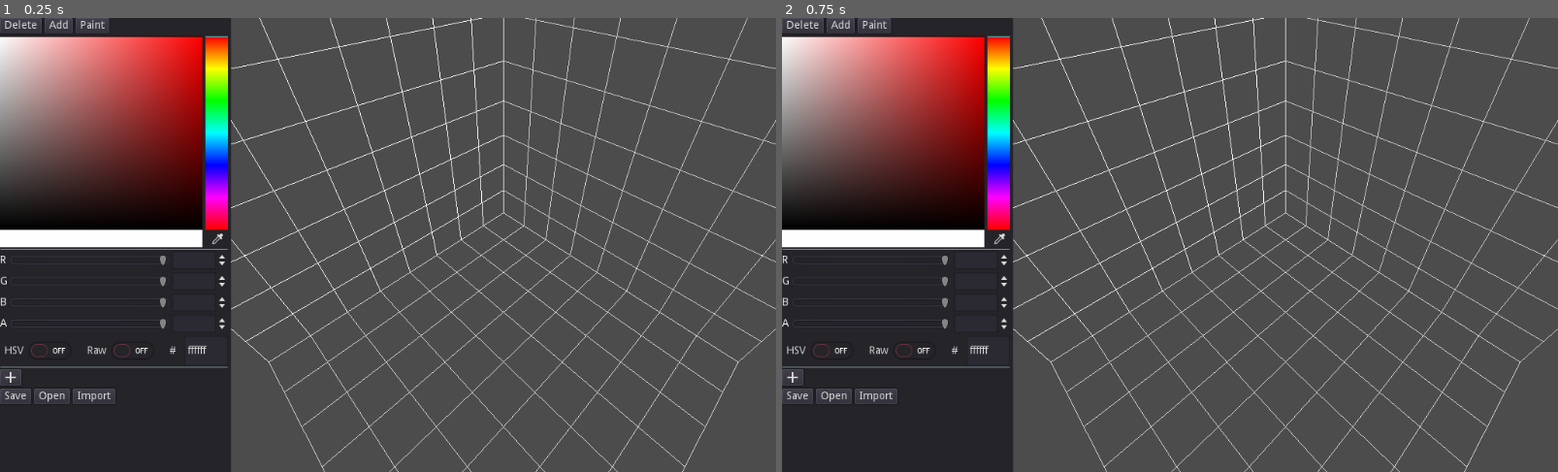
Above: before the commit, frames 1-2 (left to right).
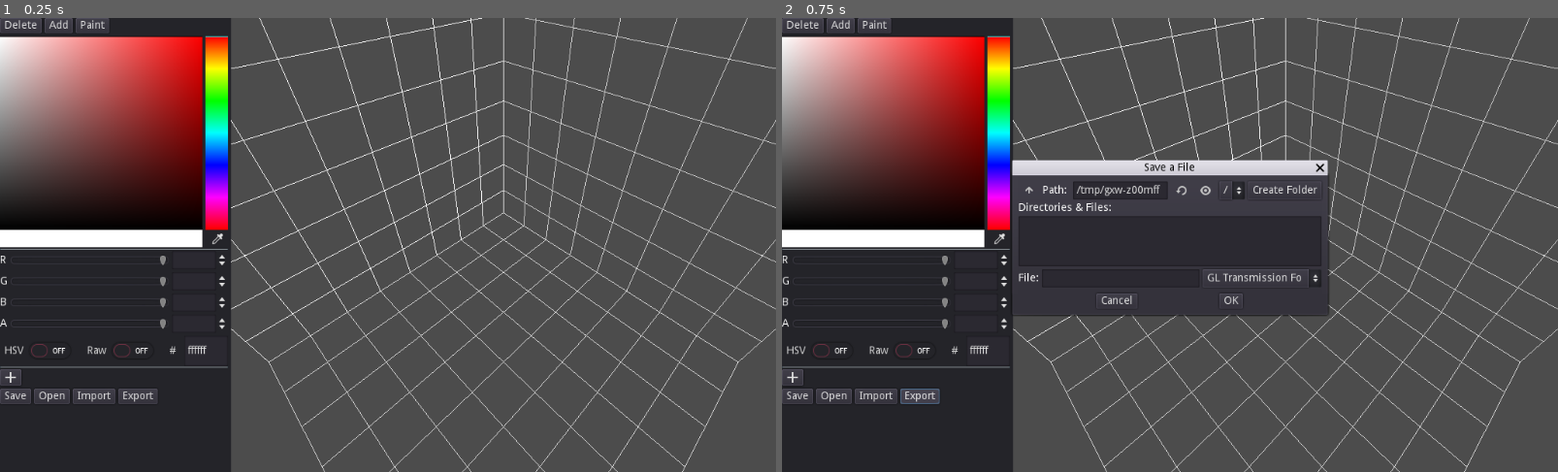
Above: after the commit, the same moments.

Repository: GaidamakUA/Voxenko
Game: Godot game, scene res://EditorSpace.tscn
Same seed, same stepped clock (60 frames per second), same inputs: the game is played once before the commit and once after it.
Inputs (mouse positions are in pixels of both pictures, inside the frame that each line leads up to):
- Up to frame 1 (0.25 s): no input
- Up to frame 2 (0.75 s): click (921, 394) at 0.5 s, where only the run after the commit has a clickable "Export"

The runs differ from the first frame. In frame 1, 0.1% of the frame differs, in the area x 15-91%, y 22-92%; in frame 2, 10%.

Commit message:
Draft export for 3d objects

Diff:
--- a/EditorSpace.tscn
+++ b/EditorSpace.tscn
@@ -16,6 +16,9 @@
 [ext_resource path="res://save_system/io_strategies/IOStrategiesFactory.gd" type="Script" id=14]
 [ext_resource path="res://save_system/import_strategies/ImportStrategiesFactory.gd" type="Script" id=15]
 [ext_resource path="res://EditorSpace.gd" type="Script" id=16]
+[ext_resource path="res://save_system/export_strategies/ExportStrategiesFactory.gd" type="Script" id=17]
+[ext_resource path="res://save_system/export_strategies/GlTF.gd" type="Script" id=18]
+[ext_resource path="res://save_system/export_strategies/TopologyCreator.gd" type="Script" id=19]
 
 [sub_resource type="Resource" id=1]
 script = ExtResource( 8 )
@@ -136,6 +139,15 @@
 [node name="Vox" type="Node" parent="SaveSystem/ImportStrategiesFactory"]
 script = ExtResource( 13 )
 
+[node name="ExportStrategiesFactory" type="Node" parent="SaveSystem"]
+script = ExtResource( 17 )
+
+[node name="GlTF" type="Node" parent="SaveSystem/ExportStrategiesFactory"]
+script = ExtResource( 18 )
+
+[node name="TopologyCreator" type="Node" parent="SaveSystem/ExportStrategiesFactory/GlTF"]
+script = ExtResource( 19 )
+
 [node name="HBoxContainer" type="HBoxContainer" parent="."]
 anchor_right = 1.0
 anchor_bottom = 1.0
@@ -227,6 +239,12 @@
 margin_right = 152.0
 margin_bottom = 20.0
 text = "Import"
+
+[node name="Export" type="Button" parent="HBoxContainer/LeftPanel/TempSaveSystem"]
+margin_left = 156.0
+margin_right = 208.0
+margin_bottom = 20.0
+text = "Export"
 
 [node name="ViewportContainer" type="ViewportContainer" parent="HBoxContainer"]
 margin_left = 340.0
@@ -254,11 +272,15 @@
 [node name="CameraGimbal" parent="HBoxContainer/ViewportContainer/Viewport/EditorSpace" instance=ExtResource( 1 )]
 transform = Transform( 3.53553, 0, 3.53553, 0, 5, 0, -3.53553, 0, 3.53553, 0, 0, 0 )
 ray_length = 40
+distance = 5.0
 
 [node name="WorldEnvironment" type="WorldEnvironment" parent="HBoxContainer/ViewportContainer/Viewport/EditorSpace"]
 environment = SubResource( 5 )
 
 [node name="Grid" parent="HBoxContainer/ViewportContainer/Viewport/EditorSpace" instance=ExtResource( 3 )]
+grid_width = 8
+grid_height = 8
+grid_depth = 8
 
 [node name="Cursor" type="Spatial" parent="HBoxContainer/ViewportContainer/Viewport/EditorSpace"]
 script = ExtResource( 2 )
@@ -283,7 +305,8 @@
 [connection signal="pressed" from="HBoxContainer/LeftPanel/TempSaveSystem/Save" to="SaveSystem" method="_on_Save_pressed"]
 [connection signal="pressed" from="HBoxContainer/LeftPanel/TempSaveSystem/Open" to="SaveSystem" method="_on_Open_pressed"]
 [connection signal="pressed" from="HBoxContainer/LeftPanel/TempSaveSystem/Import" to="SaveSystem" method="_on_Import_pressed"]
+[connection signal="pressed" from="HBoxContainer/LeftPanel/TempSaveSystem/Export" to="SaveSystem" method="_on_Export_pressed"]
 [connection signal="camera_moved" from="HBoxContainer/ViewportContainer/Viewport/EditorSpace/CameraGimbal" to="HBoxContainer/ViewportContainer/Viewport/EditorSpace/Grid" method="_on_CameraGimbal_camera_moved"]
+[connection signal="pointing_at" from="HBoxContainer/ViewportContainer/Viewport/EditorSpace/CameraGimbal" to="HBoxContainer/ViewportContainer/Viewport/EditorSpace/InputProcessor" method="_on_CameraGimbal_pointing_at"]
 [connection signal="pointing_at" from="HBoxContainer/ViewportContainer/Viewport/EditorSpace/CameraGimbal" to="HBoxContainer/ViewportContainer/Viewport/EditorSpace/Cursor" method="_on_CameraGimbal_pointing_at"]
-[connection signal="pointing_at" from="HBoxContainer/ViewportContainer/Viewport/EditorSpace/CameraGimbal" to="HBoxContainer/ViewportContainer/Viewport/EditorSpace/InputProcessor" method="_on_CameraGimbal_pointing_at"]
 [connection signal="action_called" from="HBoxContainer/ViewportContainer/Viewport/EditorSpace/InputProcessor" to="HBoxContainer/ViewportContainer/Viewport/EditorSpace/VoxelHolder" method="_on_InputProcessor_action_called"]
--- a/project.godot
+++ b/project.godot
@@ -30,9 +30,14 @@
 "path": "res://drawing_system/DeleteAction.gd"
 }, {
 "base": "Node",
+"class": "ExportStrategiesFactory",
+"language": "GDScript",
+"path": "res://save_system/export_strategies/ExportStrategiesFactory.gd"
+}, {
+"base": "Node",
 "class": "ExportStrategy",
 "language": "GDScript",
-"path": "res://save_system/ExportStrategy.gd"
+"path": "res://save_system/export_strategies/ExportStrategy.gd"
 }, {
 "base": "Spatial",
 "class": "Grid",
@@ -64,6 +69,11 @@
 "language": "GDScript",
 "path": "res://drawing_system/PaintAction.gd"
 }, {
+"base": "Node",
+"class": "TopologyCreator",
+"language": "GDScript",
+"path": "res://save_system/export_strategies/TopologyCreator.gd"
+}, {
 "base": "StaticBody",
 "class": "Voxel",
 "language": "GDScript",
@@ -84,6 +94,7 @@
 "AddAction": "",
 "BrushButton": "",
 "DeleteAction": "",
+"ExportStrategiesFactory": "",
 "ExportStrategy": "",
 "Grid": "",
 "IOStrategiesFactory": "",
@@ -91,6 +102,7 @@
 "ImportStrategiesFactory": "",
 "ImportStrategy": "",
 "PaintAction": "",
+"TopologyCreator": "",
 "Voxel": "",
 "VoxelHolder": "",
 "VoxelResource": ""
--- a/save_system/SaveSystem.gd
+++ b/save_system/SaveSystem.gd
@@ -7,6 +7,7 @@
 onready var open_dialog = $OpenDialog
 onready var io_strategies_factory := $IOStrategiesFactory as IOStrategiesFactory
 onready var import_strategies_factory := $ImportStrategiesFactory as ImportStrategiesFactory
+onready var export_strategies_factory := $ExportStrategiesFactory as ExportStrategiesFactory
 
 func _ready():
 	var save_nodes = get_tree().get_nodes_in_group("Persist")
@@ -31,8 +32,18 @@
 	var file_name: String = yield($OpenDialog, "file_selected")
 	_import_file(file_name)
 
+func _on_Export_pressed():
+	save_dialog.filters = export_strategies_factory.filters
+	save_dialog.show()
+	current_file = yield($SaveDialog, "file_selected")
+	_export_file(current_file)
+
 func _save_file(path: String):
 	var strategy := io_strategies_factory.get_strategy_for_file(path)
+	strategy.save_file(path, _get_voxels())
+
+func _export_file(path: String):
+	var strategy := export_strategies_factory.get_strategy_for_file(path)
 	strategy.save_file(path, _get_voxels())
 
 func _open_file(path: String):
--- /dev/null
+++ b/save_system/export_strategies/ExportStrategiesFactory.gd
@@ -0,0 +1,25 @@
+extends Node
+class_name ExportStrategiesFactory
+
+onready var filters := _create_filters()
+
+func get_strategy_for_file(path: String) -> ExportStrategy:
+	var lowercase_path = path.to_lower()
+	var strategies = get_children()
+	for raw_strategy in strategies:
+		var strategy := raw_strategy as ExportStrategy
+		var strategy_file_type = strategy.get_file_type()
+		if lowercase_path.ends_with(strategy_file_type):
+			return strategy
+	# Should not happen
+	return null
+
+func _create_filters() -> PoolStringArray:
+	var supported_files := PoolStringArray()
+	var strategies = get_children()
+	for raw_strategy in strategies:
+		var strategy := raw_strategy as ExportStrategy
+		var file_type := strategy.get_file_type()
+		var description := strategy.get_description()
+		supported_files.append("*%s; %s" % [file_type, description])
+	return supported_files
--- a/save_system/ExportStrategy.gd
+++ b/save_system/export_strategies/ExportStrategy.gd
@@ -4,5 +4,8 @@
 func get_file_type() -> String:
 	return ""
 
+func get_description() -> String:
+	return ""
+
 func save_file(file_name: String, voxels: Array):
 	return []
--- /dev/null
+++ b/save_system/export_strategies/GlTF.gd
@@ -0,0 +1,78 @@
+extends ExportStrategy
+
+onready var topology_creator: TopologyCreator = $TopologyCreator
+
+func get_file_type() -> String:
+	return ".gltf"
+
+func get_description() -> String:
+	return "GL Transmission Format"
+
+func save_file(file_name: String, voxels: Array):
+	var save_data := {}
+	save_data.scenes = [{"nodes":[0]}]
+	save_data.nodes = [{"mesh":0}]
+	save_data.asset = {"version":"2.0"}
+	save_data.meshes = [{"primitives":[{"attributes":{"POSITION":0}, "mode": 4 }]}]
+	_create_data(voxels, save_data)
+
+	var save_game = File.new()
+	save_game.open(file_name, File.WRITE)
+	save_game.store_string(to_json(save_data))
+	save_game.close()
+
+func _create_data(voxels: Array, save_data: Dictionary):
+	var topology := topology_creator.create_topology(voxels)
+
+	var buffer := _create_buffer(topology)
+	save_data.buffers = [buffer]
+
+	var buffer_view := {"buffer" : 0, "byteOffset" : 0, "byteLength" : buffer.byteLength, "target" : 34962}
+	save_data.bufferViews = [buffer_view]
+
+	var accessor := _create_accessor(topology)
+	save_data.accessors = [accessor]
+
+func _create_buffer(voxels: PoolVector3Array) -> Dictionary:
+	var bytes := PoolByteArray()
+	for vertex in voxels:
+		var position: Vector3 = vertex
+		bytes.append_array(_vector_to_bytes(position))
+	var base64_raw := Marshalls.raw_to_base64(bytes)
+	var base64 = "data:application/octet-stream;base64," + base64_raw
+	return {"uri": base64, "byteLength": bytes.size()}
+
+func _create_accessor(voxels: PoolVector3Array) -> Dictionary:
+	var lower_bound := voxels[0]
+	var upper_bound := voxels[0]
+	for vertex in voxels:
+
+		lower_bound.x = min(lower_bound.x, vertex.x)
+		lower_bound.y = min(lower_bound.y, vertex.y)
+		lower_bound.z = min(lower_bound.z, vertex.z)
+
+		upper_bound.x = max(upper_bound.x, vertex.x)
+		upper_bound.y = max(upper_bound.y, vertex.y)
+		upper_bound.z = max(upper_bound.z, vertex.z)
+
+	var accessor := {"bufferView": 0, "byteOffset": 0, "componentType": 5126,
+	"count": voxels.size(),
+	"type": "VEC3",
+	"min": [lower_bound.x, lower_bound.y, lower_bound.z],
+	"max": [upper_bound.x, upper_bound.y, upper_bound.z]}
+	return accessor
+
+func _vector_to_bytes(vector: Vector3) -> PoolByteArray:
+	var stream := StreamPeerBuffer.new()
+	stream.put_float(vector.x)
+	stream.put_float(vector.y)
+	stream.put_float(vector.z)
+	stream.seek(0)
+	print(stream.get_available_bytes())
+	return stream.get_data(stream.get_available_bytes())[1]
+
+func _print_bytes(bytes: PoolByteArray):
+	var to_print := String()
+	for byte in bytes:
+		to_print += str(byte)
+	print(to_print)
--- /dev/null
+++ b/save_system/export_strategies/TopologyCreator.gd
@@ -0,0 +1,92 @@
+extends Node
+
+class_name TopologyCreator
+
+var top_neigbours = {}
+var bottom_neigbours = {}
+var front_neigbours = {}
+var back_neigbours = {}
+var left_neigbours = {}
+var right_neigbours = {}
+
+func create_topology(voxels: Array) -> PoolVector3Array:
+	var coordinates = PoolVector3Array()
+	for raw_voxel in voxels:
+		var voxel = raw_voxel as Voxel
+		coordinates.append(voxel.translation)
+
+	var topology = PoolVector3Array()
+
+	for voxel in coordinates:
+		var voxel_sides := []
+		if not voxels.has(Vector3(voxel.x, voxel.y + 1, voxel.z)): voxel_sides += top
+		if not voxels.has(Vector3(voxel.x, voxel.y - 1, voxel.z)): voxel_sides += bottom
+		if not voxels.has(Vector3(voxel.x - 1, voxel.y, voxel.z)): voxel_sides += left
+		if not voxels.has(Vector3(voxel.x + 1, voxel.y, voxel.z)): voxel_sides += right
+		if not voxels.has(Vector3(voxel.x, voxel.y, voxel.z + 1)): voxel_sides += front
+		if not voxels.has(Vector3(voxel.x, voxel.y, voxel.z - 1)): voxel_sides += back
+
+		for side in voxel_sides:
+			topology.append((side * 0.5) + side)
+
+	return topology
+
+var top = [
+	Vector3( 1.0000, 1.0000, 1.0000),
+	Vector3(-1.0000, 1.0000, 1.0000),
+	Vector3(-1.0000, 1.0000,-1.0000),
+
+	Vector3(-1.0000, 1.0000,-1.0000),
+	Vector3( 1.0000, 1.0000,-1.0000),
+	Vector3( 1.0000, 1.0000, 1.0000),
+]
+
+var bottom = [
+	Vector3(-1.0000,-1.0000,-1.0000),
+	Vector3(-1.0000,-1.0000, 1.0000),
+	Vector3( 1.0000,-1.0000, 1.0000),
+
+	Vector3( 1.0000, -1.0000, 1.0000),
+	Vector3( 1.0000, -1.0000,-1.0000),
+	Vector3(-1.0000, -1.0000,-1.0000),
+]
+
+var front = [
+	Vector3(-1.0000, 1.0000, 1.0000),
+	Vector3( 1.0000, 1.0000, 1.0000),
+	Vector3( 1.0000,-1.0000, 1.0000),
+
+	Vector3( 1.0000,-1.0000, 1.0000),
+	Vector3(-1.0000,-1.0000, 1.0000),
+	Vector3(-1.0000, 1.0000, 1.0000),
+]
+
+var back = [
+	Vector3( 1.0000,-1.0000,-1.0000),
+	Vector3( 1.0000, 1.0000,-1.0000),
+	Vector3(-1.0000, 1.0000,-1.0000),
+
+	Vector3(-1.0000, 1.0000,-1.0000),
+	Vector3(-1.0000,-1.0000,-1.0000),
+	Vector3( 1.0000,-1.0000,-1.0000)
+]
+
+var left = [
+	Vector3(-1.0000, 1.0000, 1.0000),
+	Vector3(-1.0000,-1.0000, 1.0000),
+	Vector3(-1.0000,-1.0000,-1.0000),
+
+	Vector3(-1.0000,-1.0000,-1.0000),
+	Vector3(-1.0000, 1.0000,-1.0000),
+	Vector3(-1.0000, 1.0000, 1.0000),
+]
+
+var right = [
+	Vector3( 1.0000, 1.0000, 1.0000),
+	Vector3( 1.0000, 1.0000,-1.0000),
+	Vector3( 1.0000,-1.0000,-1.0000),
+
+	Vector3( 1.0000,-1.0000,-1.0000),
+	Vector3( 1.0000,-1.0000, 1.0000),
+	Vector3( 1.0000, 1.0000, 1.0000),
+]
Not shown: 1 places in EditorSpace.tscn that only renumber resources
